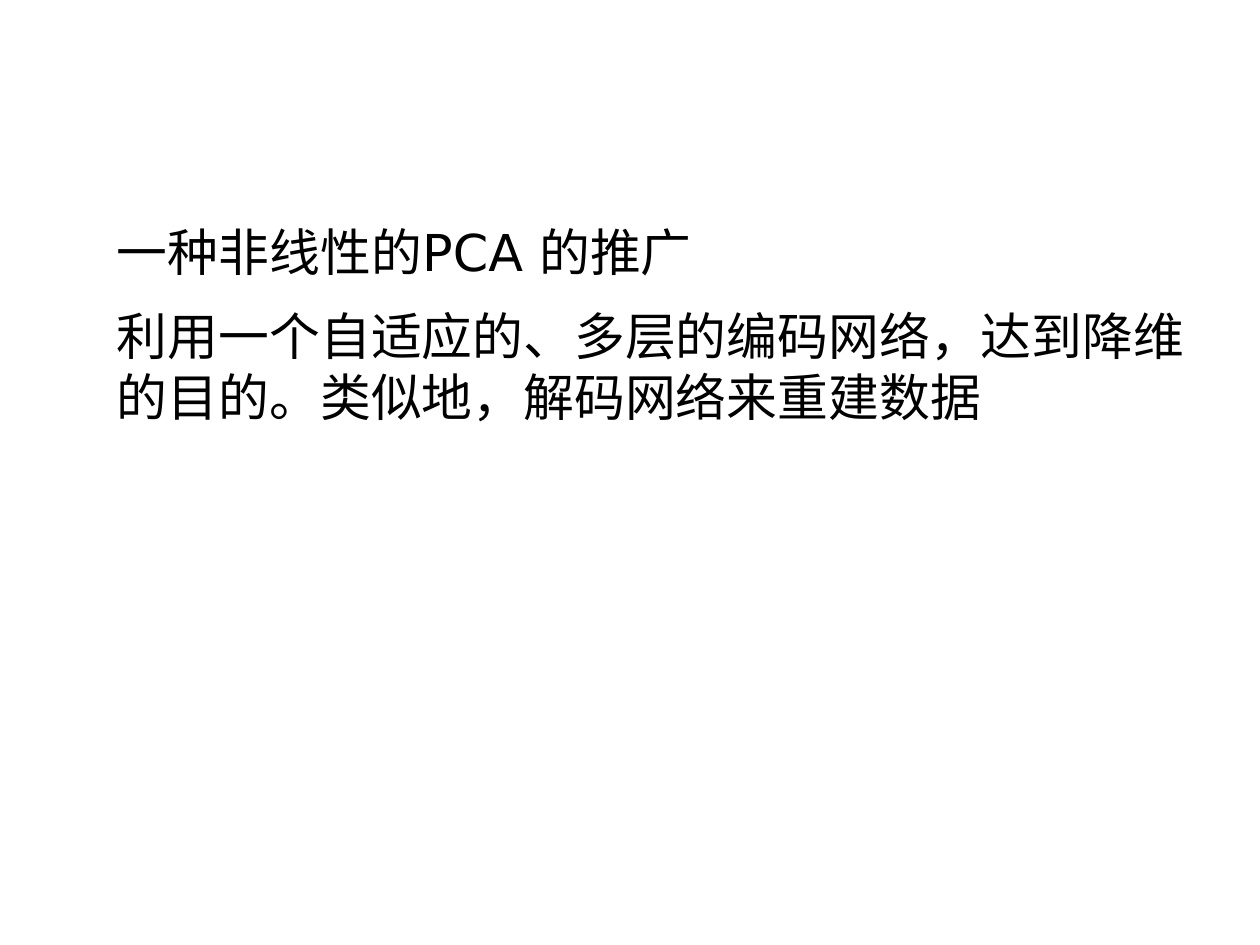
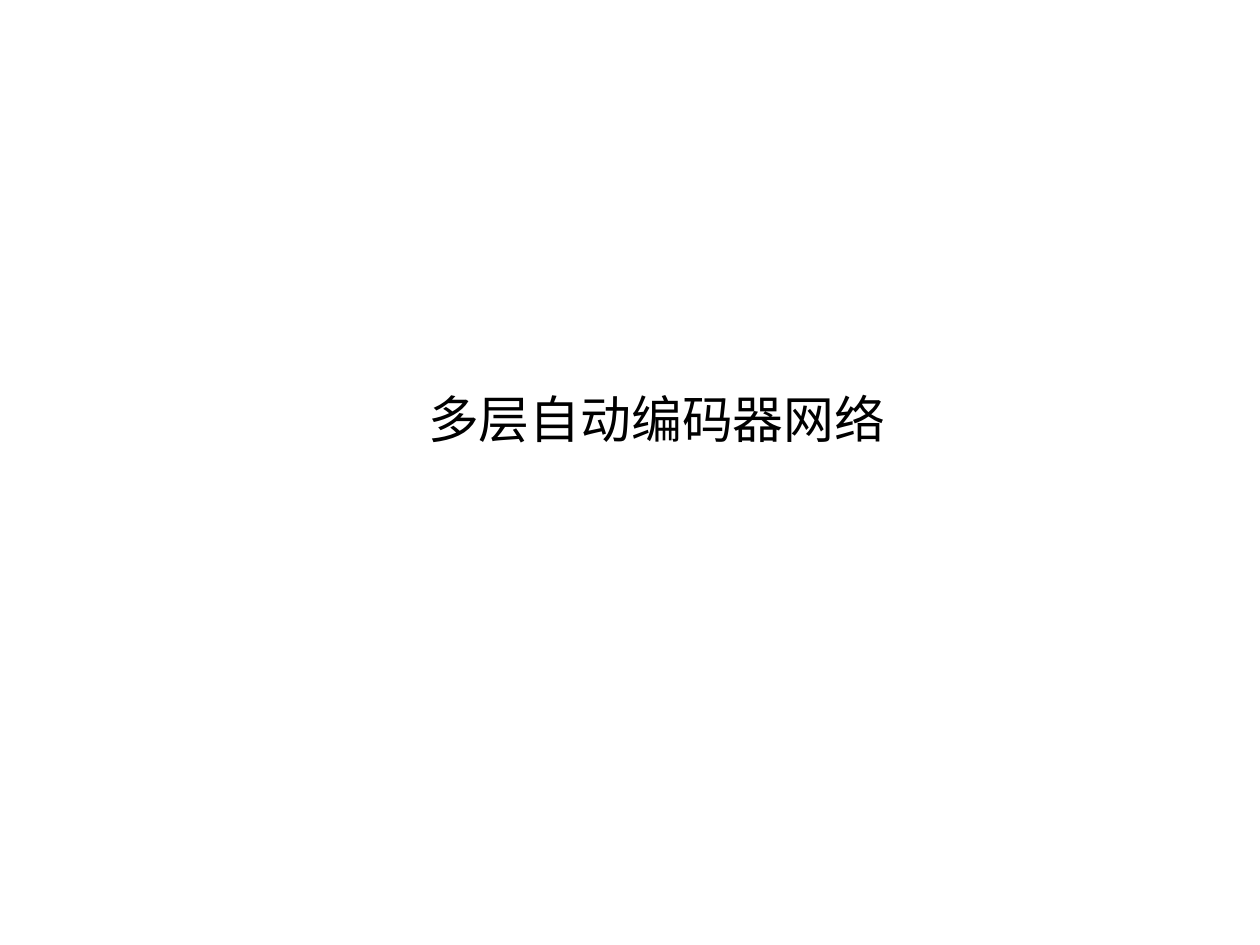
Before and after one commit to Mch233/Mch, a slide deck: slide 5 of work/ｐｐｔ２００６.odp (slide 7 before the commit). Drawn at 1260x945 pixels with LibreOffice and Linux fonts; fonts in the diff are those of the drawing. Boxes give left, top, right and bottom in pixels: in the first picture for what was removed or moved away, otherwise in the second. Text is boxed around its words. In the diff, an @@ line names an element or a change of style, - is before the commit and + after.

```diff
--- a/work/ｐｐｔ２００６.odp
+++ b/work/ｐｐｔ２００６.odp
@@ text at (428, 394, 885, 443): text changed @@
-一种非线性的PCA 的推广
-利用一个自适应的、多层的编码网络，达到降维的目的。类似地，解码网络来重建数据
+多层自动编码器网络
```
Also in this commit, not shown: 4 other slides changed, 4 slides added, 3 slides removed, 4 other files.
